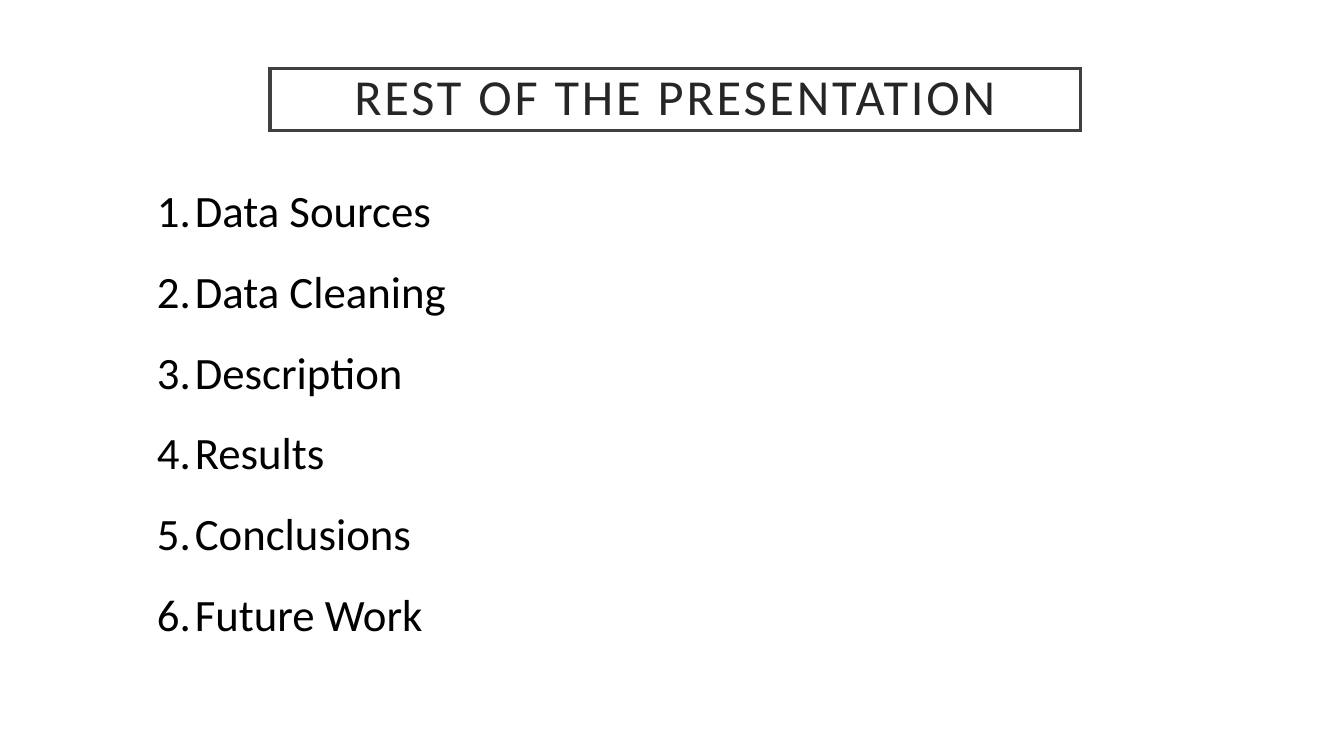
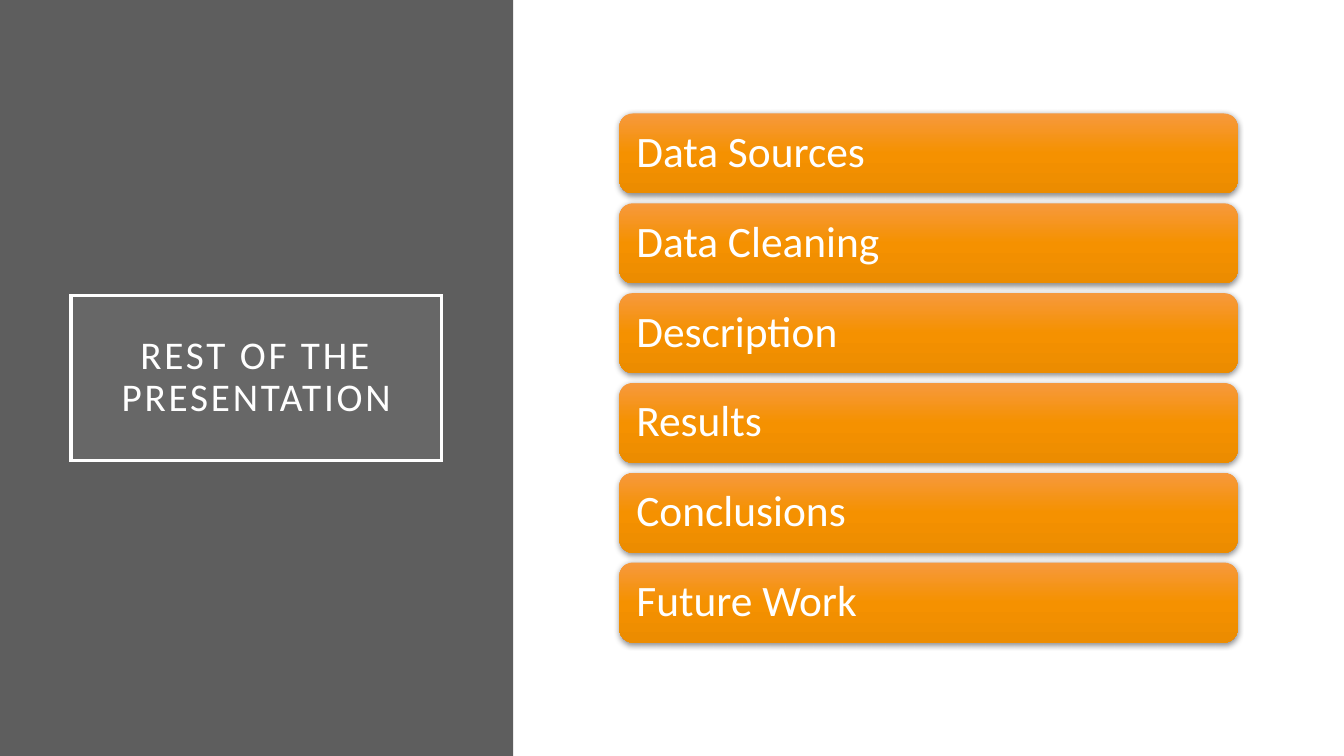
Before and after one commit to shrawantee/Project-Analysis-of-Violent-Crime-in-LA, a slide deck: slide 5 of Presentation/LACity Crime-Final Slides.pptx. Drawn at 1344x756 pixels with LibreOffice and Linux fonts; fonts in the diff are those of the drawing. Boxes give left, top, right and bottom in pixels: in the first picture for what was removed or moved away, otherwise in the second. Text is boxed around its words. In the diff, an @@ line names an element or a change of style, - is before the commit and + after.

```diff
--- a/Presentation/LACity Crime-Final Slides.pptx
+++ b/Presentation/LACity Crime-Final Slides.pptx
@@ rectangle added at [0, 0, 513, 756], fill #5E5E5E @@
@@ text removed at [157, 198, 445, 632] @@
-1. Data Sources
-2. Data Cleaning
-3. Description
-4. Results
-5. Conclusions
-6. Future Work
@@ title "REST OF THE PRESENTATION": place and size @@
-title "REST OF THE PRESENTATION" at [270, 69, 1081, 131]
+title "REST OF THE PRESENTATION" at [71, 295, 442, 461]
@@ title "REST OF THE PRESENTATION" at [71, 295, 442, 461]: size 36 to 28 pt, text colour #262626 to #FFFFFF; fill #FFFFFF to #9E9E9E at 15% opacity; outline #404040 2.5 pt to #FFFFFF 2.5 pt @@
@@ group added at [620, 114, 1238, 642]: 6 rounded rectangles, 6 texts @@
+Data Sources
+Data Cleaning
+Description
+Results
+Conclusions
+Future Work
```
Also in this commit, not shown: 4 other slides changed, 3 slides added, 2 slides removed.
